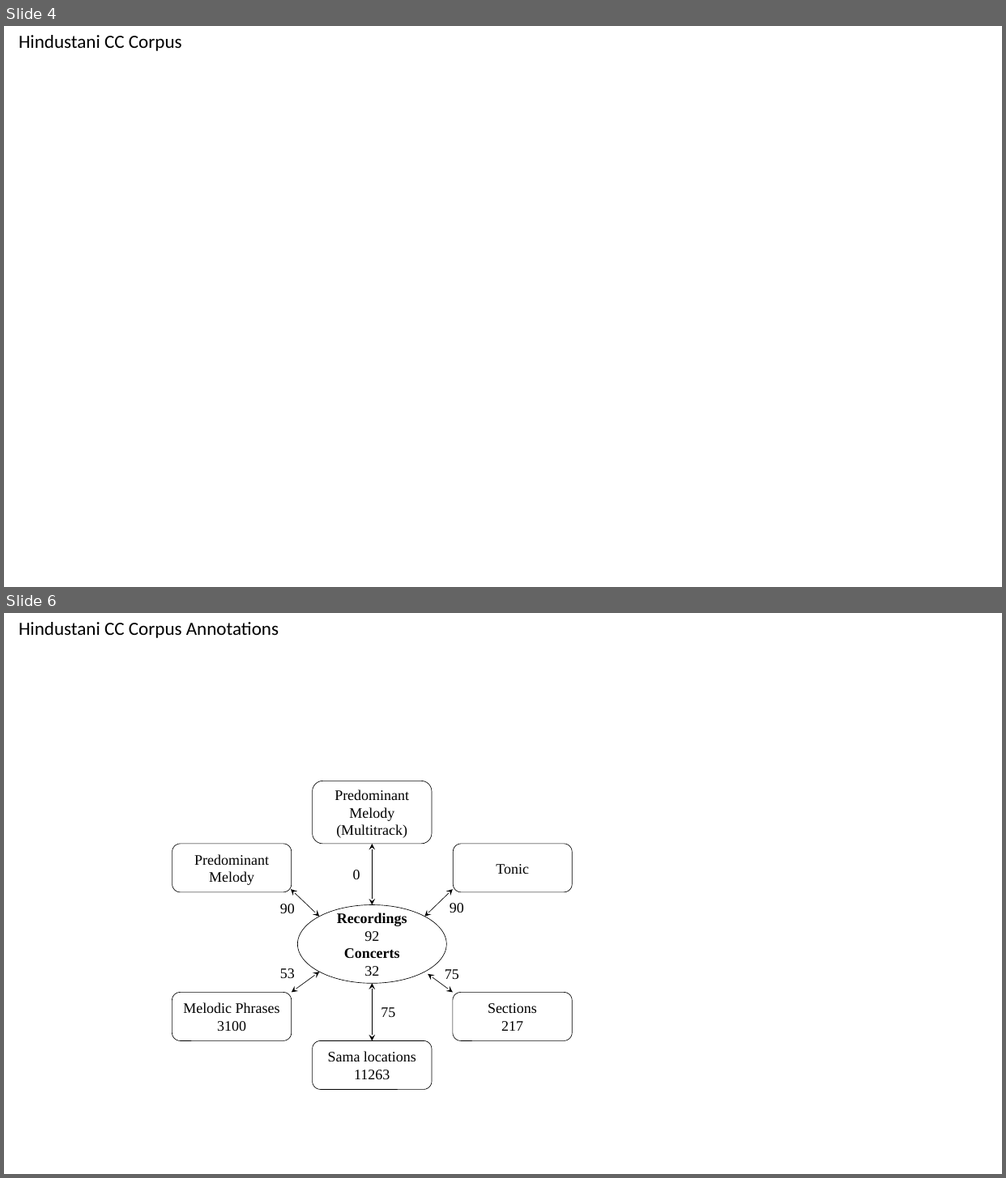
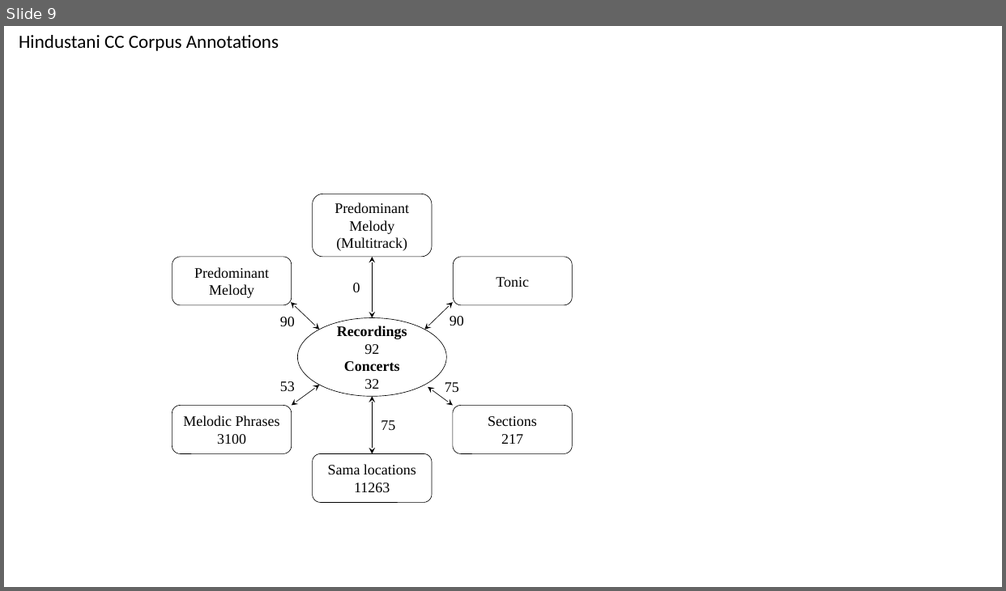
Before and after one commit to sankalpg/PhDThesis, a slide deck: ch04_datasets/figures/CorpusDataset_Stats.pptx. Shown one above the other, each under a label of ours: slides 4 and 6 before the commit, slide 9 after it; the slides between them are not shown. The pictures are 1006x1178 and 1006x591 pixels, drawn with LibreOffice and Linux fonts; fonts in the diff are those of the drawing. Boxes give left, top, right and bottom in pixels: in the first picture for what was removed or moved away, otherwise in the second. Text is boxed around its words. In the diff, an @@ line names an element or a change of style, - is before the commit and + after.

```diff
--- a/ch04_datasets/figures/CorpusDataset_Stats.pptx
+++ b/ch04_datasets/figures/CorpusDataset_Stats.pptx
@@ slide 4 removed at box(4, 26, 1002, 587), background #FFFFFF @@
@@ text removed at box(19, 35, 182, 51) @@
-Hindustani CC Corpus
@@ what was slide 6 is now slide 9 @@
```
Also in this commit, not shown: 4 slides changed, 7 slides added, 7 other files.
